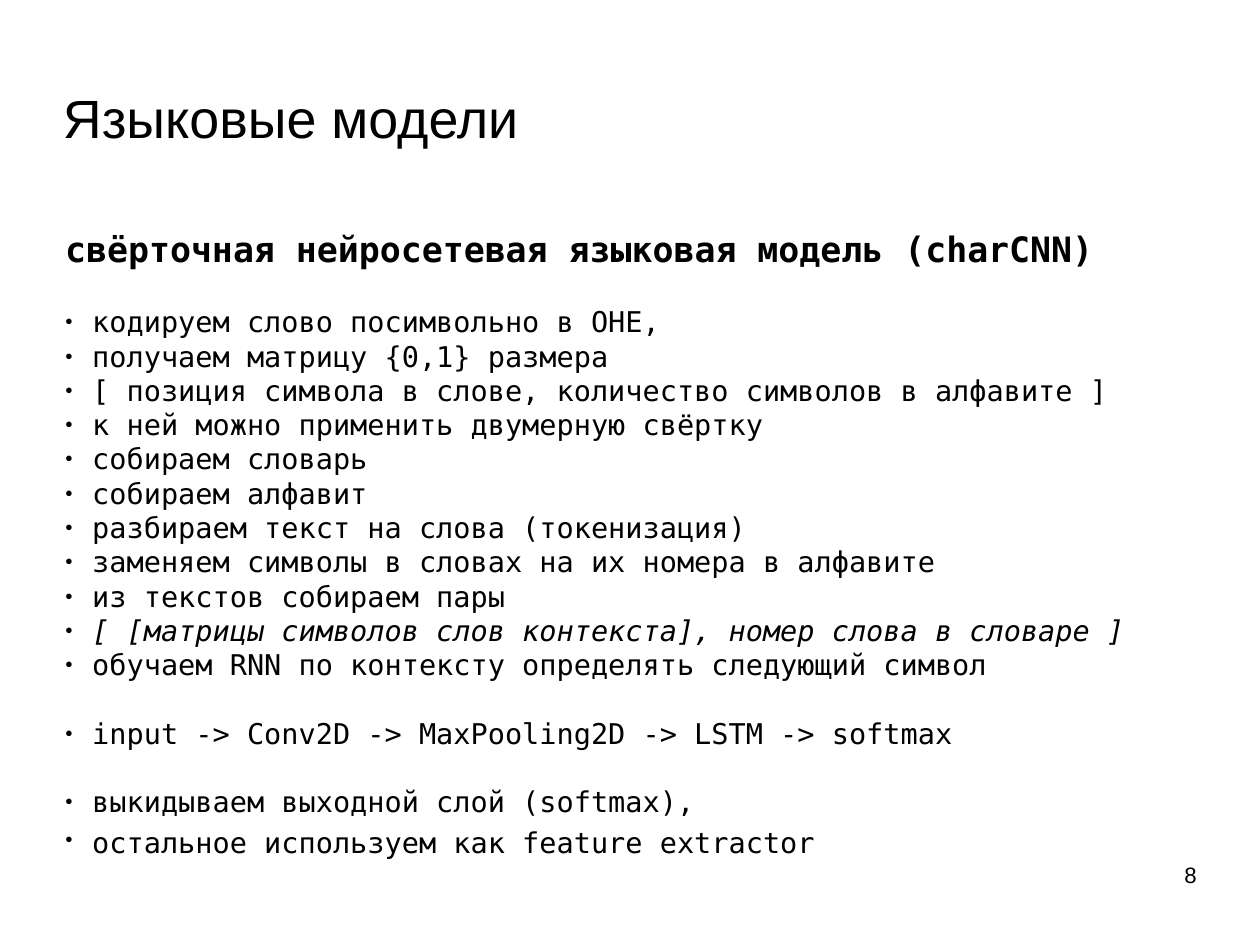
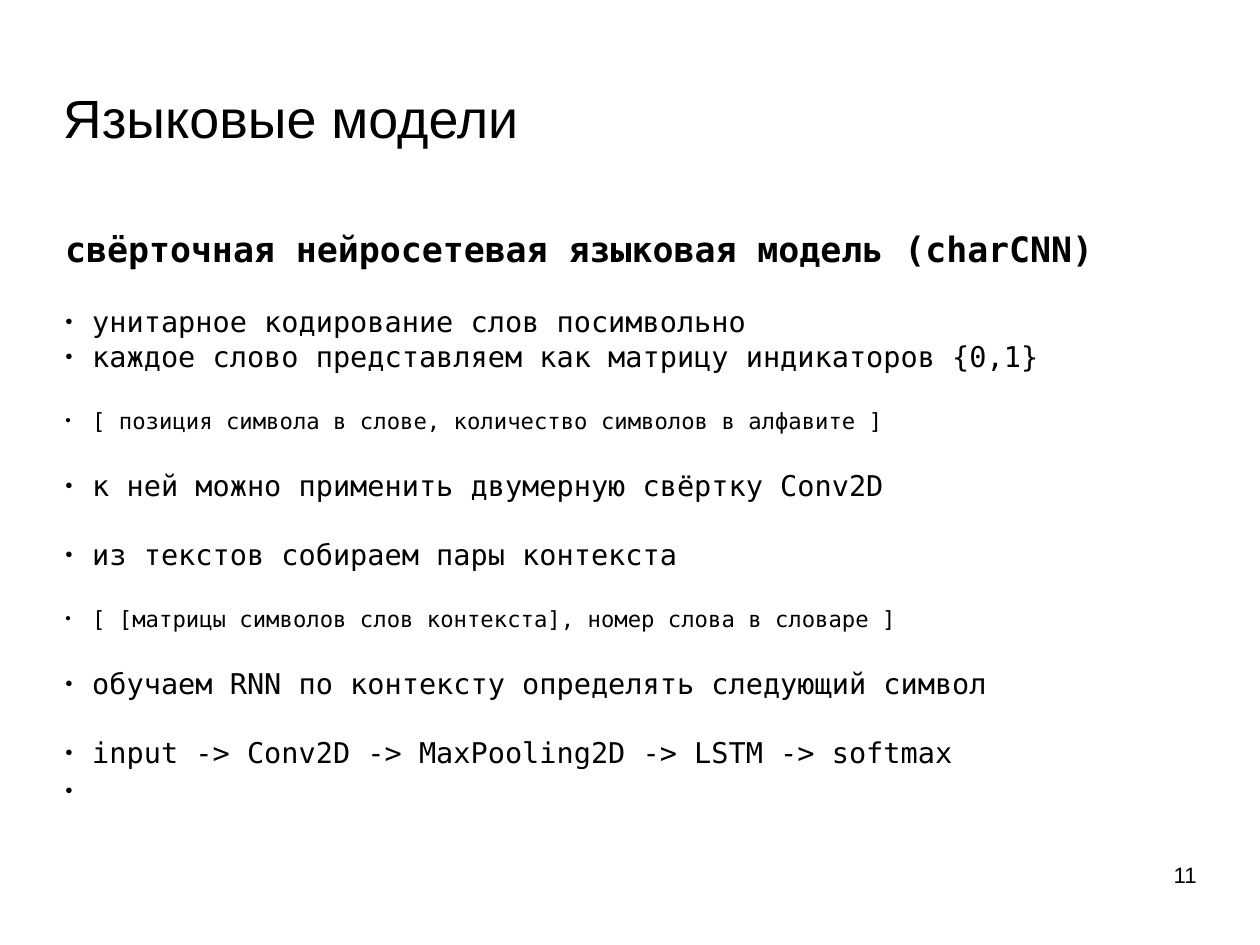
Before and after one commit to mechanoid5/ml_nlp_2022, a slide deck: slide 11 of 05-lang-model.odp (slide 8 before the commit). Drawn at 1260x945 pixels with LibreOffice and Linux fonts; fonts in the diff are those of the drawing; background and template pictures are left out. Boxes give left, top, right and bottom in pixels: in the first picture for what was removed or moved away, otherwise in the second. Text is boxed around its words. In the diff, an @@ line names an element or a change of style, - is before the commit and + after.

```diff
--- a/05-lang-model.odp
+++ b/05-lang-model.odp
@@ text at (92, 316, 1038, 373): text changed @@
-● кодируем слово посимвольно в OHE,
-● получаем матрицу {0,1} размера
+● унитарное кодирование слов посимвольно
+● каждое слово представляем как матрицу индикаторов {0,1}
@@ text at (119, 412, 869, 632): size 18 to 14 pt in "[ позиция символа в слове, количество символов ...", "[ [матрицы символов слов контекста], номер слова ..."; italic off in "[ [матрицы символов слов контекста], номер слова ..." @@
@@ text at (92, 473, 883, 571): text changed @@
-● к ней можно применить двумерную свёртку
-● собираем словарь
-● собираем алфавит
-● разбираем текст на слова (токенизация)
-● заменяем символы в словах на их номера в алфавите
-● из текстов собираем пары
+● к ней можно применить двумерную свёртку Conv2D
+● из текстов собираем пары контекста
@@ text at (92, 789, 815, 859): paragraphs removed @@
-● выкидываем выходной слой (softmax),
-● остальное используем как feature extractor
@@ page number at (1174, 867, 1197, 883): text changed @@
-8
+11
```
Also in this commit, not shown: 4 other slides changed, 5 slides added, 2 slides removed, 1 other file.
